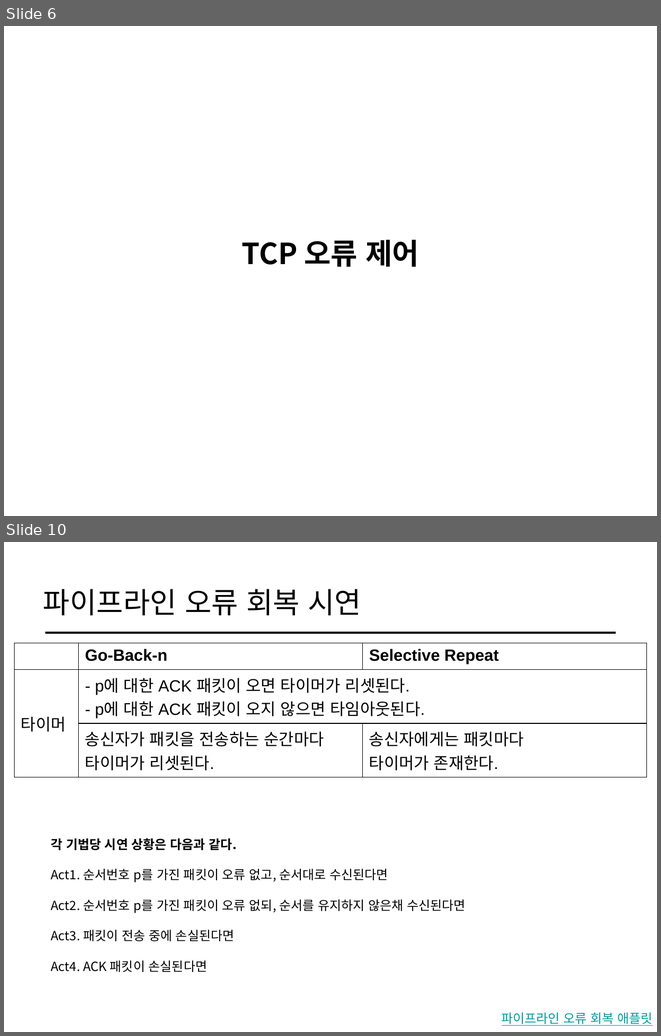
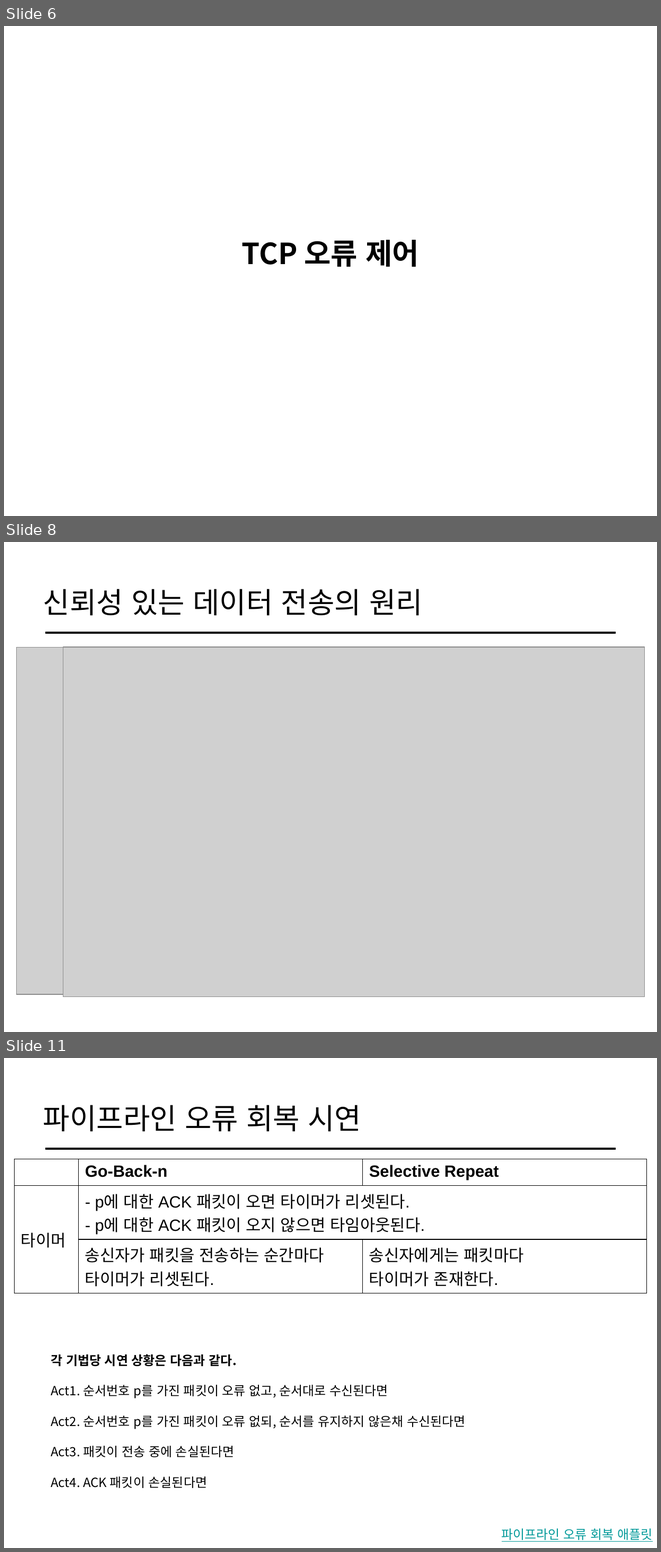
Before and after one commit to cs-study-org/cs-study, a slide deck: 18/yongki/FlowControl&ErrorControl.pptx. Shown one above the other, each under a label of ours: slides 6 and 10 before the commit, slides 6, 8 and 11 after it; the slides between them are not shown. The pictures are 661x1036 and 661x1552 pixels, drawn with LibreOffice and Linux fonts; fonts in the diff are those of the drawing; grey boxes stand for pictures. Boxes give left, top, right and bottom in pixels: in the first picture for what was removed or moved away, otherwise in the second. Text is boxed around its words. In the diff, an @@ line names an element or a change of style, - is before the commit and + after.

```diff
--- a/18/yongki/FlowControl&ErrorControl.pptx
+++ b/18/yongki/FlowControl&ErrorControl.pptx
@@ slide 8 added at bbox=[4, 542, 657, 1032], background #FFFFFF @@
@@ title added at bbox=[43, 589, 423, 616], 32 pt, text #000000 @@
+신뢰성 있는 데이터 전송의 원리
@@ line added from (45, 633) to (616, 633), #000000 2 pt @@
@@ picture added at bbox=[16, 647, 63, 995] @@
@@ picture added at bbox=[63, 647, 645, 996] @@
@@ what was slide 10 is now slide 11 @@
```
Also in this commit, not shown: 4 slides changed, 1 other file.
